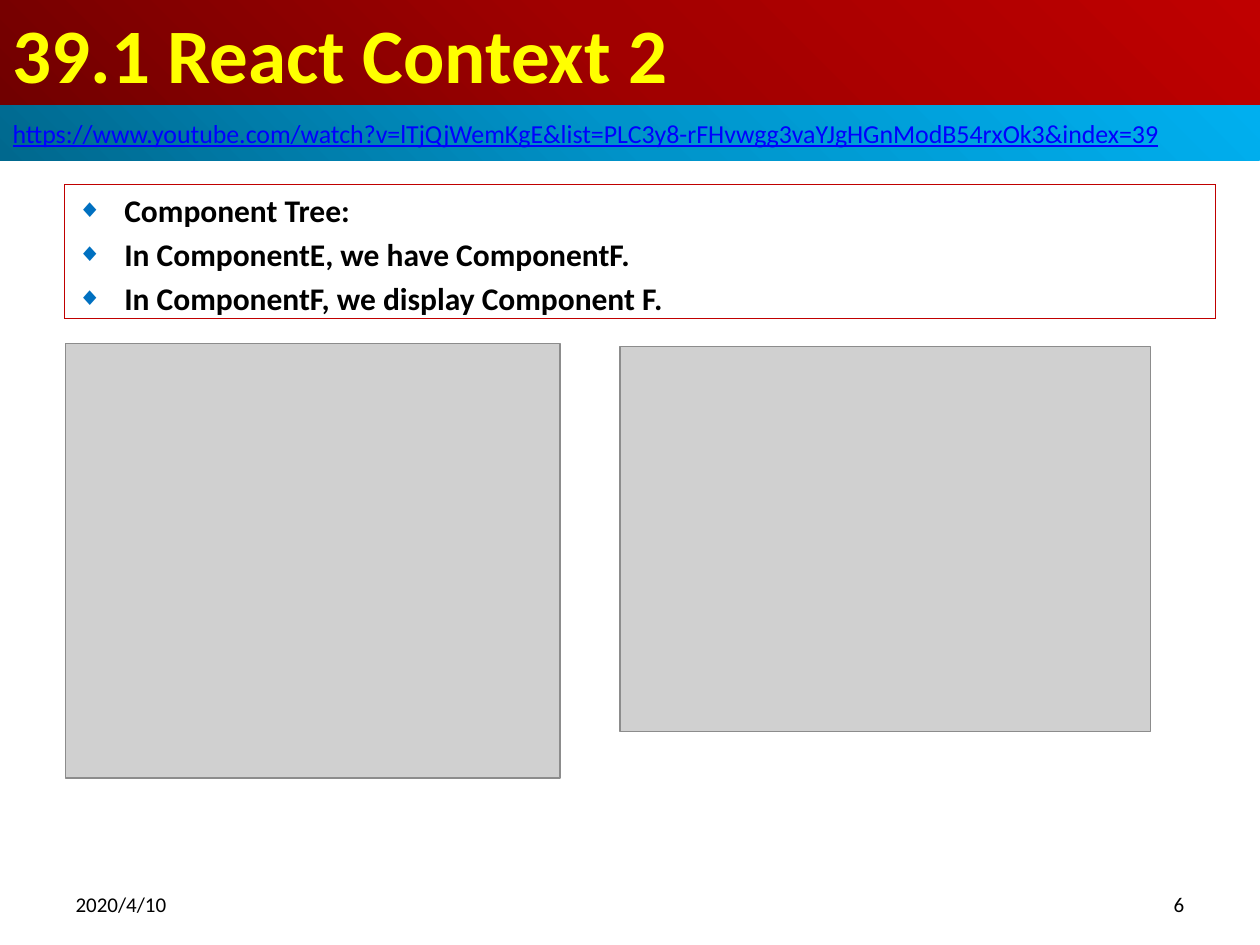
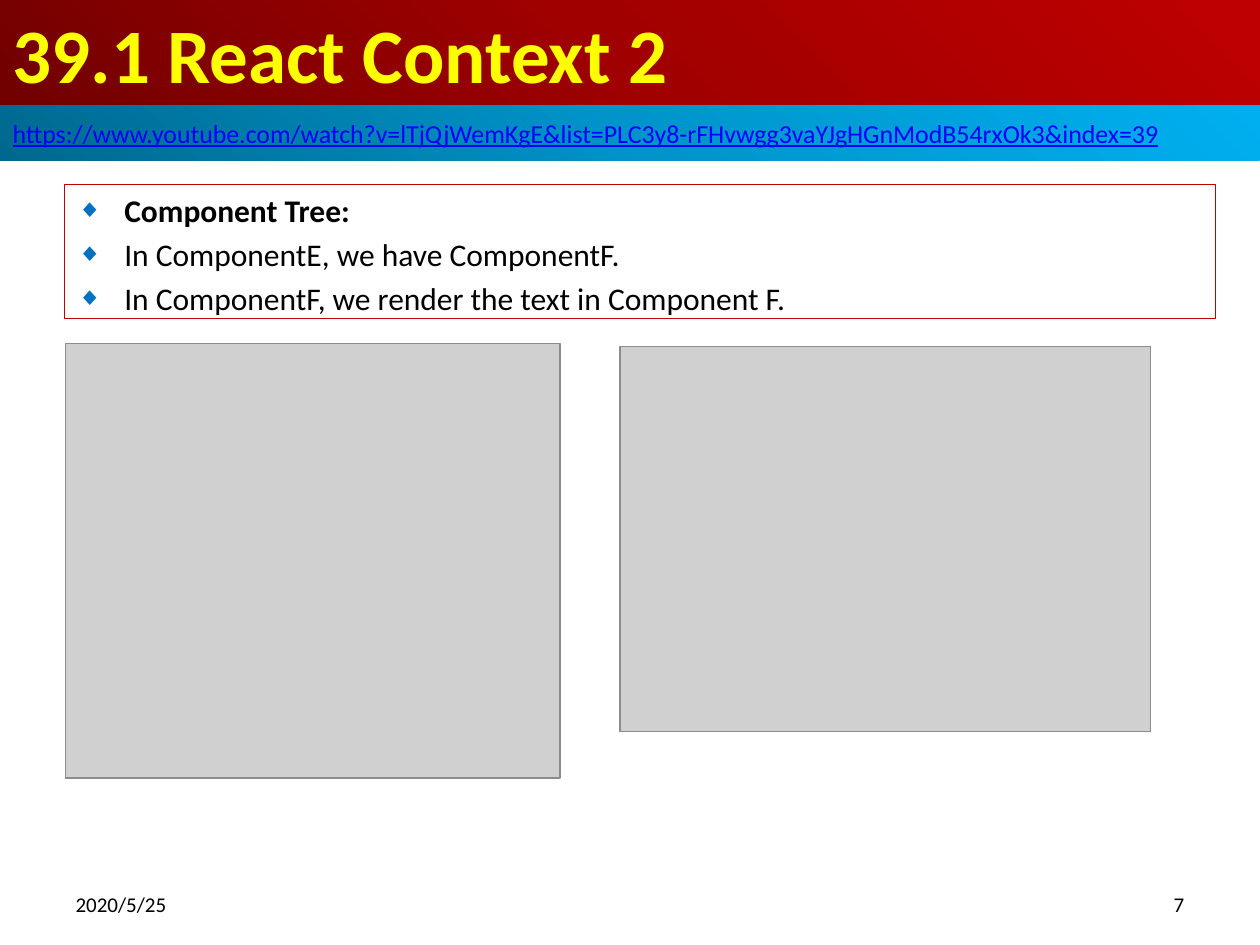
Before and after one commit to peterhchen/800-React-Hook, a slide deck: slide 7 of 39_Context2.pptx (slide 6 before the commit). Drawn at 1260x945 pixels with LibreOffice and Linux fonts; fonts in the diff are those of the drawing; grey boxes stand for pictures. Boxes give left, top, right and bottom in pixels: in the first picture for what was removed or moved away, otherwise in the second. Text is boxed around its words. In the diff, an @@ line names an element or a change of style, - is before the commit and + after.

Commit message:
Context
1. Create Context
2. Add User data at the Provider component
3. Get User data at the Consumer component.

```diff
--- a/39_Context2.pptx
+++ b/39_Context2.pptx
@@ subtitle at (124,244,620,271): bold off in "In ComponentE, we have ComponentF." @@
@@ subtitle at (124,288,785,315): text changed; bold off @@
-◆ In ComponentF, we display Component F.
+◆ In ComponentF, we render the text in Component F.
@@ text at (76,897,167,913): text changed @@
-2020/4/10
+2020/5/25
@@ page number at (1174,898,1185,912): text changed @@
-6
+7
```
Also in this commit, not shown: 14 other slides changed, 7 slides added.
